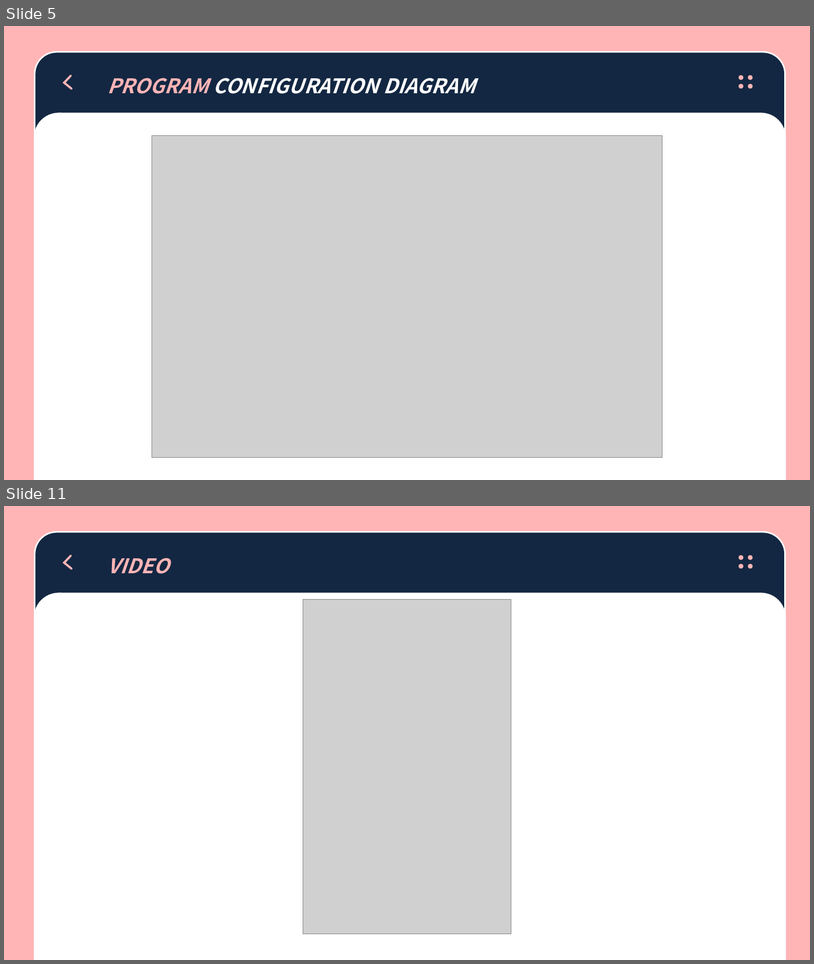
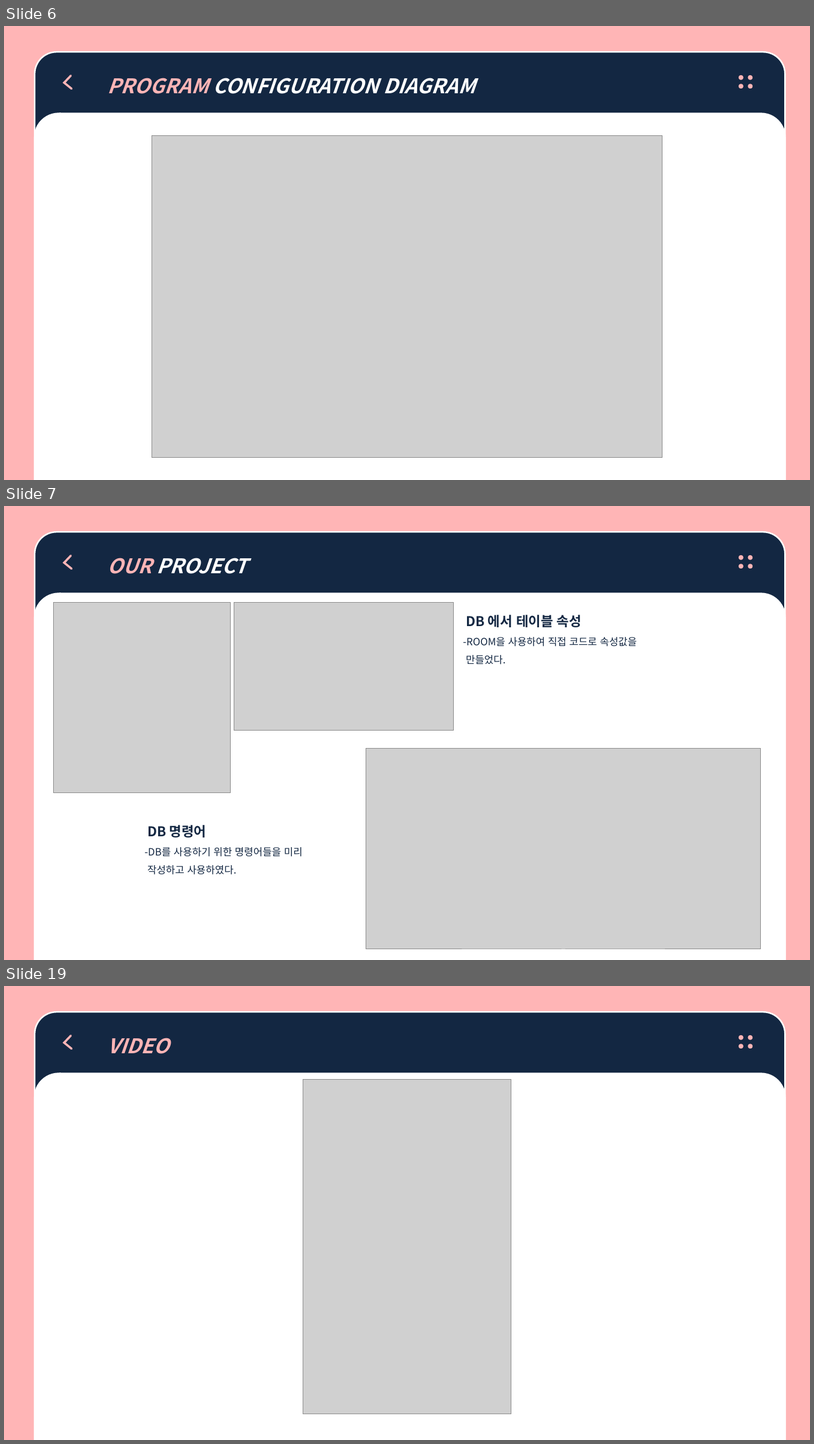
Before and after one commit to sunhyung2007/graduation_project, a slide deck: 뚜닥뚜닥_전프발표.pptx. Shown one above the other, each under a label of ours: slides 5 and 11 before the commit, slides 6, 7 and 19 after it; the slides between them are not shown. The pictures are 814x964 and 814x1444 pixels, drawn with LibreOffice and Linux fonts; fonts in the diff are those of the drawing; grey boxes stand for pictures. Boxes give left, top, right and bottom in pixels: in the first picture for what was removed or moved away, otherwise in the second. Text is boxed around its words. In the diff, an @@ line names an element or a change of style, - is before the commit and + after.

```diff
--- a/뚜닥뚜닥_전프발표.pptx
+++ b/뚜닥뚜닥_전프발표.pptx
@@ slide 7 added at [4, 506, 810, 960], background #FFB5B6 @@
@@ group added at [35, 532, 786, 960]: 4 ellipses, 2 round same rects, 1 freeform shape @@
+    OUR PROJECT
@@ picture added at [54, 602, 231, 792] @@
@@ picture added at [234, 602, 454, 730] @@
@@ text added at [463, 615, 638, 664], 12 pt, text #132742 @@
+DB 에서 테이블 속성
+-ROOM을 사용하여 직접 코드로 속성값을
+만들었다.
@@ picture added at [366, 748, 761, 949] @@
@@ text added at [144, 825, 303, 874], 12 pt, text #132742 @@
+DB 명령어
+-DB를 사용하기 위한 명령어들을 미리
+작성하고 사용하였다.
@@ what was slide 5 is now slide 6 @@
@@ what was slide 11 is now slide 19 @@
```
Also in this commit, not shown: 6 slides changed, 8 other slides added.
